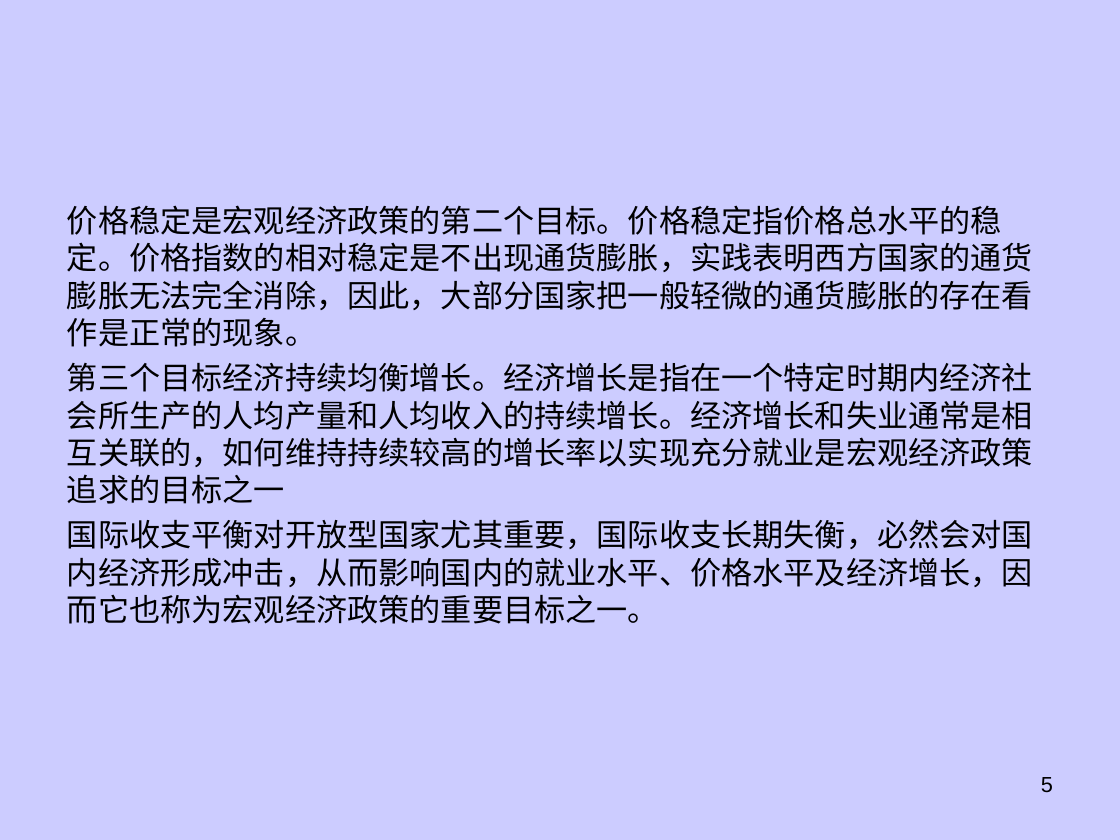
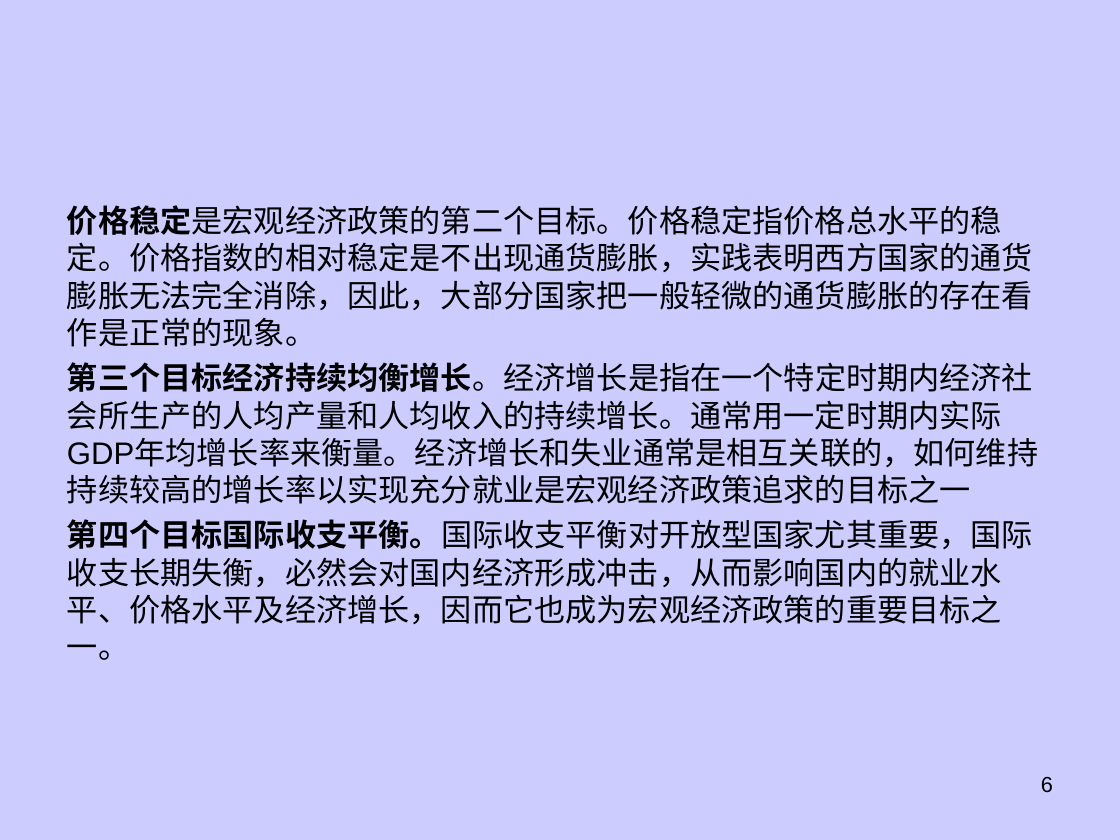
Before and after one commit to dhndzwxj/Teaching_assistant, a slide deck: slide 6 of 宏观原理课件/第6章宏观经济政策新.ppt (slide 5 before the commit). Drawn at 1120x840 pixels with LibreOffice and Linux fonts; fonts in the diff are those of the drawing. Boxes give left, top, right and bottom in pixels: in the first picture for what was removed or moved away, otherwise in the second. Text is boxed around its words. In the diff, an @@ line names an element or a change of style, - is before the commit and + after.

```diff
--- a/宏观原理课件/第6章宏观经济政策新.ppt
+++ b/宏观原理课件/第6章宏观经济政策新.ppt
@@ text at <box>67,205,1033,347</box>: bold on in "价格稳定是宏观经济政策的第二个目标。价格稳定指价格总水平的稳定。价格指数的相对稳定是不出现通货膨胀，实践表明西方国家的通 ..." @@
@@ text at <box>67,362,1038,660</box>: text changed @@
-第三个目标经济持续均衡增长。经济增长是指在一个特定时期内经济社会所生产的人均产量和人均收入的持续增长。经济增长和失业通常是相互关联的，如何维持持续较高的增长率以实现充分就业是宏观经济政策追求的目标之一
-国际收支平衡对开放型国家尤其重要，国际收支长期失衡，必然会对国内经济形成冲击，从而影响国内的就业水平、价格水平及经济增长，因而它也称为宏观经济政策的重要目标之一。
+第三个目标经济持续均衡增长。经济增长是指在一个特定时期内经济社会所生产的人均产量和人均收入的持续增长。通常用一定时期内实际GDP年均增长率来衡量。经济增长和失业通常是相互关联的，如何维持持续较高的增长率以实现充分就业是宏观经济政策追求的目标之一
+第四个目标国际收支平衡。国际收支平衡对开放型国家尤其重要，国际收支长期失衡，必然会对国内经济形成冲击，从而影响国内的就业水平、价格水平及经济增长，因而它也成为宏观经济政策的重要目标之一。
@@ page number at <box>1041,776,1053,793</box>: text changed @@
-5
+6
```
Also in this commit, not shown: 41 other slides changed, 11 slides added, 4 slides removed, 2 other files.
